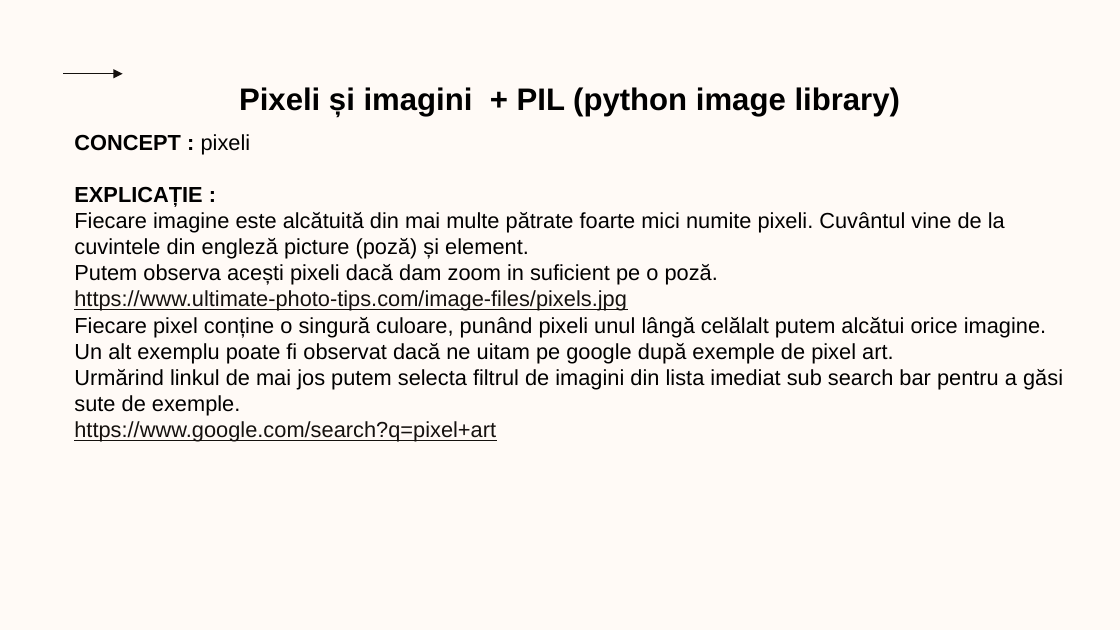
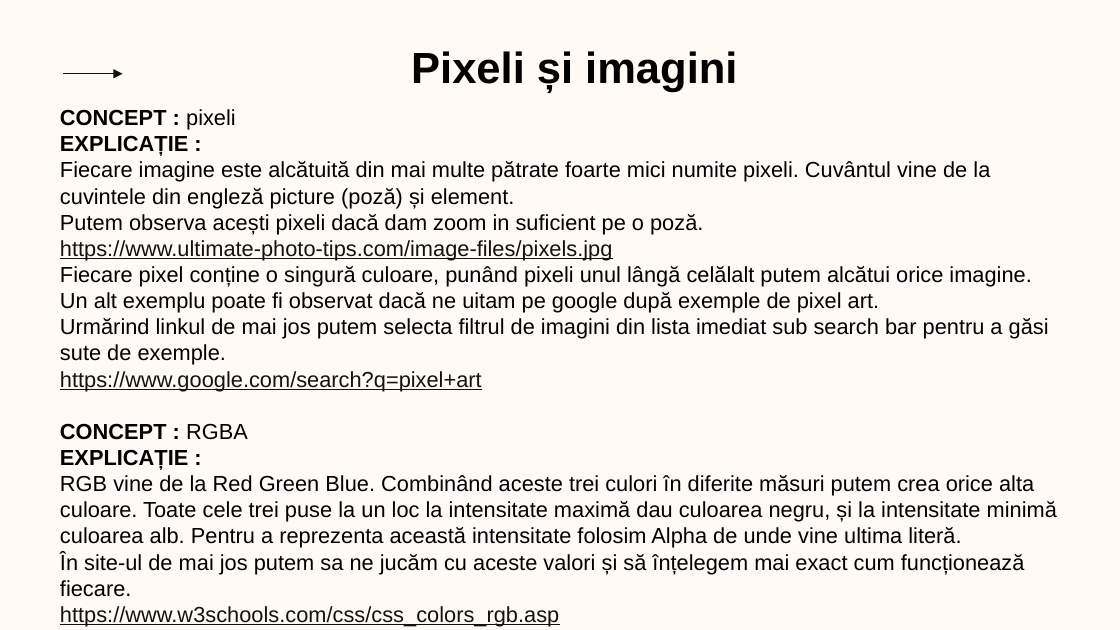
Before and after one commit to FlaviusBanned/Code-Hero-6-Resources, a slide deck: slide 2 of Curs3_PythonOOP.pptx. Drawn at 1120x630 pixels with LibreOffice and Linux fonts; fonts in the diff are those of the drawing; background and template pictures are left out. Boxes give left, top, right and bottom in pixels: in the first picture for what was removed or moved away, otherwise in the second. Text is boxed around its words. In the diff, an @@ line names an element or a change of style, - is before the commit and + after.

```diff
--- a/Curs3_PythonOOP.pptx
+++ b/Curs3_PythonOOP.pptx
@@ text at [411, 51, 737, 92]: text changed; size 20 to 28 pt @@
-Pixeli și imagini + PIL (python image library)
+Pixeli și imagini
@@ text "CONCEPT : pixeli": place and size @@
-text "CONCEPT : pixeli" at [74, 134, 1063, 442]
+text "CONCEPT : pixeli" at [60, 109, 1057, 627]
@@ text at [60, 423, 1057, 627]: paragraphs added @@
+CONCEPT : RGBA
+EXPLICAȚIE :
+RGB vine de la Red Green Blue. Combinând aceste trei culori în diferite măsuri putem crea orice alta culoare. Toate cele trei puse la un loc la intensitate maximă dau culoarea negru, și la intensitate minimă culoarea alb. Pentru a reprezenta această intensitate folosim Alpha de unde vine ultima literă.
+În site-ul de mai jos putem sa ne jucăm cu aceste valori și să înțelegem mai exact cum funcționează fiecare.
+https://www.w3schools.com/css/css_colors_rgb.asp
```
Also in this commit, not shown: 5 other slides changed, 1 slide removed, 4 other files.
